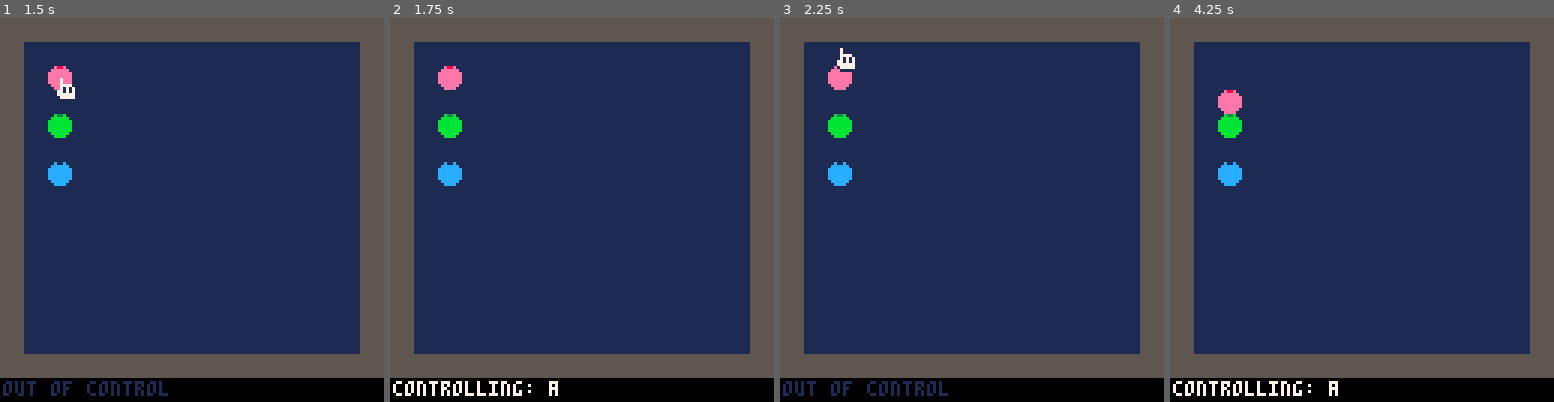
Above: before the commit, frames 1-4 (left to right).
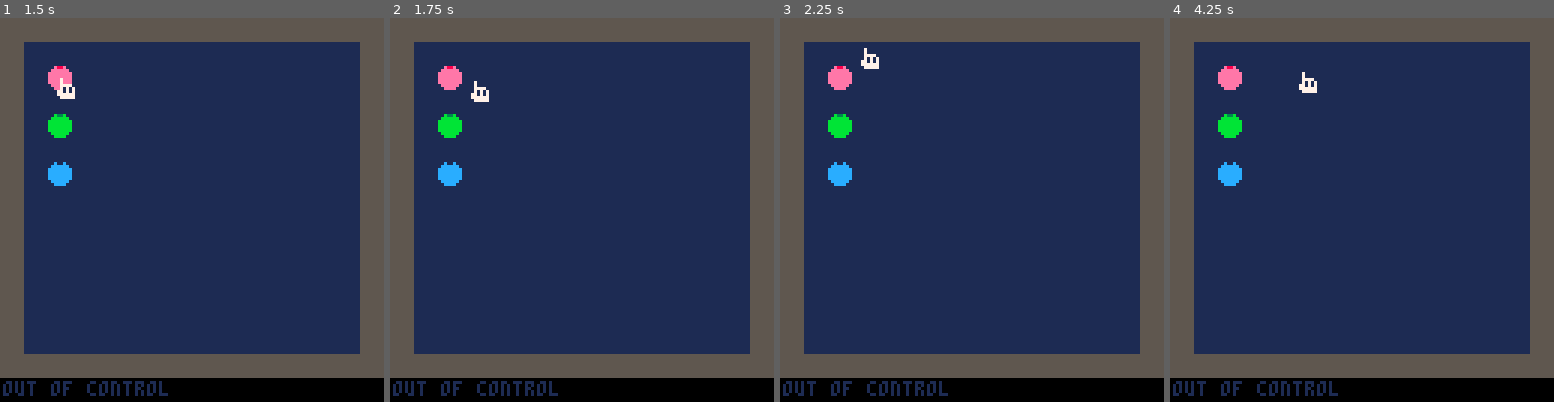
Above: after the commit, the same moments.

Repository: ethanmuller/gmtk-2020-jam
Game: PICO-8 cartridge ooc.p8
Same seed, same stepped clock (60 frames per second), same inputs: the game is played once before the commit and once after it.
Inputs:
- Up to frame 1 (1.5 s): tap O (Z key) at 0.7 s
- Up to frame 2 (1.75 s): hold Right from 1.6 s (still down); tap O (Z key) at 1.7 s
- Up to frame 3 (2.25 s): release Right at 2.1 s; tap O (Z key) at 2.1 s; hold Up from 2.15 s (still down)
- Up to frame 4 (4.25 s): release Up at 2.42 s; hold Right 2.47-3.03 s; tap O (Z key) every 0.4 s from 2.5 to 4.1 s; hold Left 3.08-3.58 s; hold Down 3.63-3.97 s; hold Right from 4.02 s (still down)

Frame 1 is identical in both runs. In frame 2, 1.1% of the frame differs, in the area x 0-44%, y 16-99%; in frame 3, 0.3%; in frame 4, 1.8%, in the area x 0-44%, y 12-99%.

Commit message:
Remove cancel button when out of control
I think the game will be more interesting if you can't cancel out of this state.
You have to more carefully consider where the ghost is.

Diff:
--- a/ooc.p8
+++ b/ooc.p8
@@ -131,9 +131,6 @@
       else
         sfx(snd["nope"])
       end
-    end
-    if btnp(🅾️) then
-      set_ctrl(ctrl.target)
     end
   else
     local last_x = actors[ctrl.target].x
